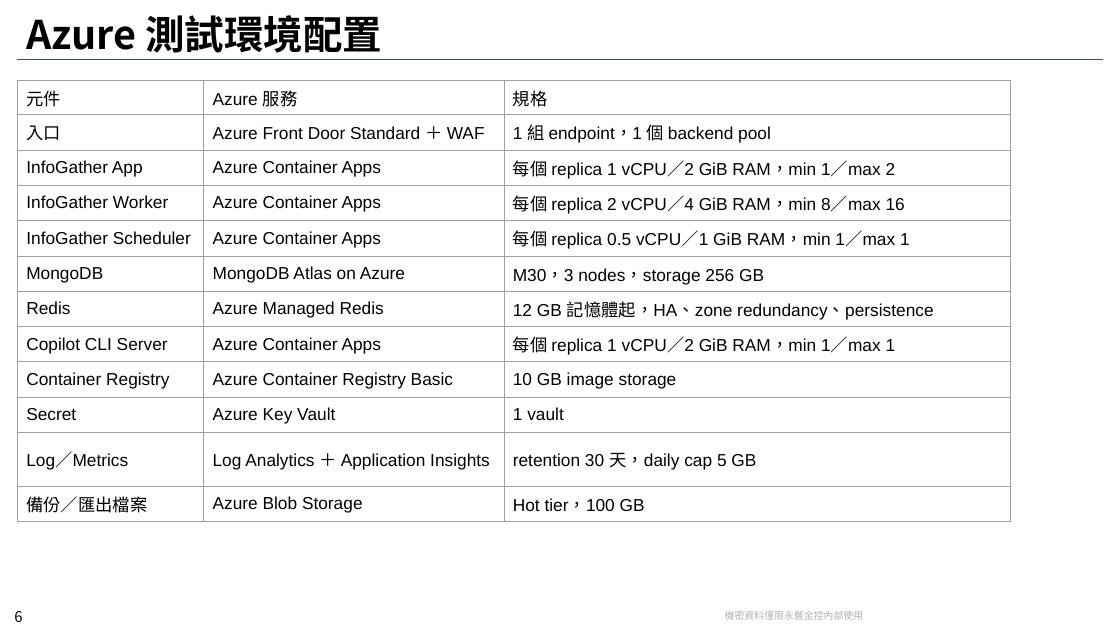
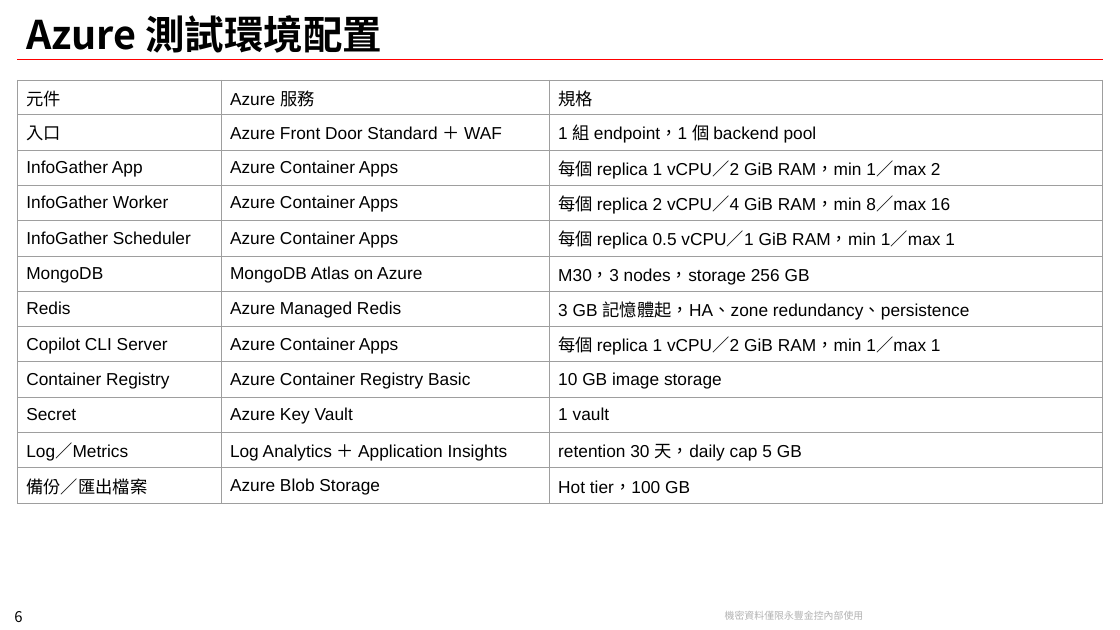
Before and after one commit to chunkai1312/temp, a slide deck: slide 6 of infogather.pptx. Drawn at 1120x630 pixels with LibreOffice and Linux fonts; fonts in the diff are those of the drawing; background and template pictures are left out. Boxes give left, top, right and bottom in pixels: in the first picture for what was removed or moved away, otherwise in the second. Text is boxed around its words. In the diff, an @@ line names an element or a change of style, - is before the commit and + after.

Commit message:
chore: add

```diff
--- a/infogather.pptx
+++ b/infogather.pptx
@@ table at [18, 80, 1102, 503] @@
-row 7, column 3: 12 GB 記憶體起，HA、zone redundancy、persistence
+row 7, column 3: 3 GB 記憶體起，HA、zone redundancy、persistence
@@ table: place and size @@
-table at [18, 80, 1011, 517]
+table at [18, 80, 1102, 503]
```
Also in this commit, not shown: 2 other slides changed, 3 slides added, 5 slides removed.
